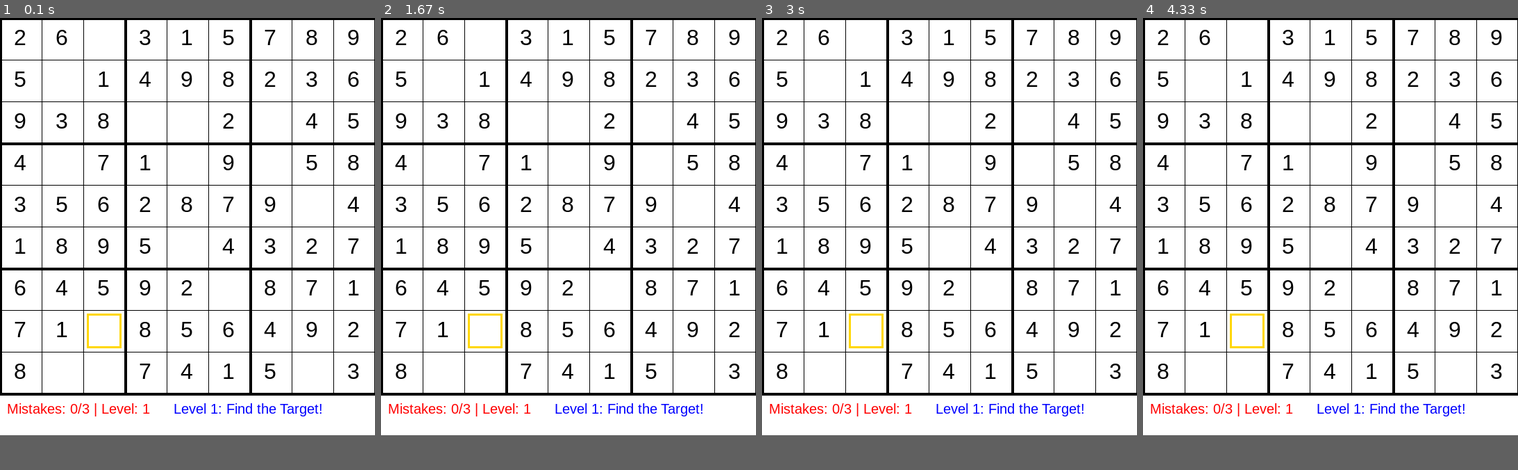
Above: before the commit, frames 1-4 (left to right).
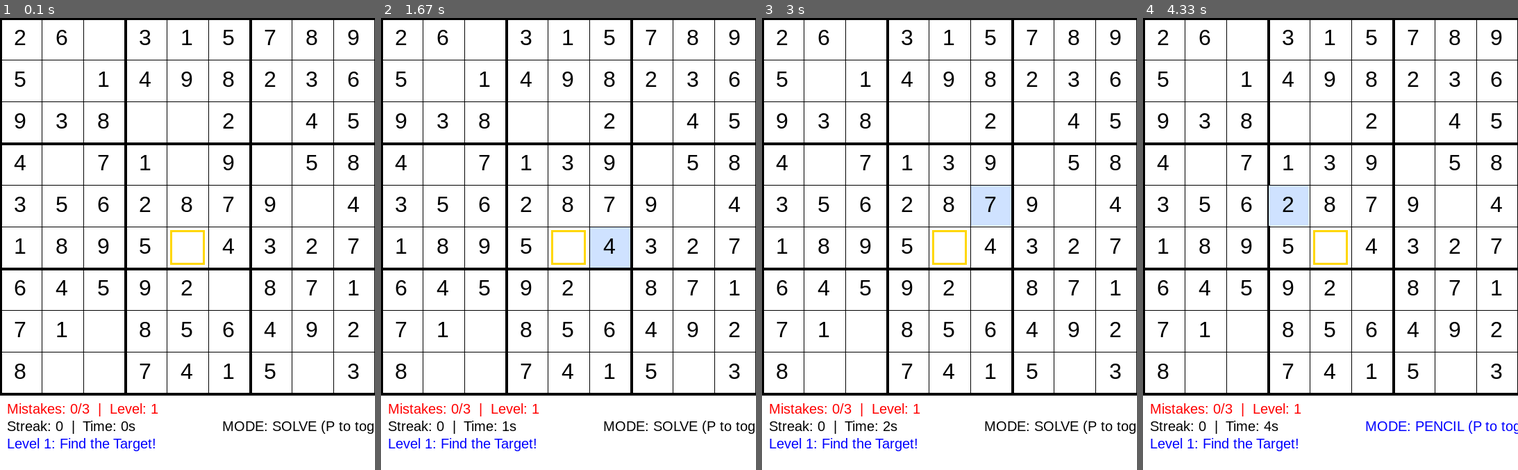
Above: after the commit, the same moments.

Repository: Shugela/sudoku-coda
Game: pygame game, started from Frontend/app/main.py
The game is run twice, just before and just after one commit, with the same random seed, the same clock (stepped at 60 frames per second) and the same inputs.
Inputs (mouse positions are in pixels of both pictures, inside the frame that each line leads up to):
- Up to frame 1 (0.1 s): no input
- Up to frame 2 (1.67 s): hold H 0.33-0.8 s; hold Right 0.33-0.8 s; click (553, 262) at 0.88 s; hold Right 1.17-1.63 s; move the mouse to (688, 230) at 1.2 s
- Up to frame 3 (3 s): hold Up 1.67-1.97 s; hold Right 2-2.47 s; hold Left from 2.5 s (still down)
- Up to frame 4 (4.33 s): release Left at 3.03 s; hold Down 3.07-3.37 s; hold P 3.4-3.8 s; hold Left 3.4-3.8 s; hold Left 3.83-4.23 s; hold Up from 4.27 s (still down)
In our replay, the window is 540x600 before the commit and 540x650 after it. These sizes can differ from the game's own. Grey fills any space a smaller window leaves; there, only what the larger window draws over its background counts as a difference.

The runs differ from the first frame. In frame 1, 1.8% of the frame differs, in the area x 2-100%, y 46-96%; in frame 2, 2.8%; in frame 3, 2.8%, in the area x 2-100%, y 30-96%; in frame 4, 2.8%.

Commit message:
added features to the game

Diff:
--- a/Frontend/app/api.py
+++ b/Frontend/app/api.py
@@ -3,14 +3,15 @@
 from fastapi.middleware.cors import CORSMiddleware
 from fastapi.responses import FileResponse
 from pydantic import BaseModel
+from typing import List, Optional
+import time
+
 from level_generator import LevelGenerator
 import leaderboard
 
 app = FastAPI()
 BASE_DIR = Path(__file__).resolve().parent
 
-# 1. MIDDLEWARE FIRST
-# This ensures CORS is active for all routes below
 app.add_middleware(
     CORSMiddleware,
     allow_origins=["*"],
@@ -19,17 +20,6 @@
     allow_headers=["*"],
 )
 
-@app.get("/health")
-async def health():
-    # Ensure index.html is in the same folder as api.py
-    return {"status": "healthy"}
-
-# 2. ROUTES
-@app.get("/")
-async def get_index():
-    # Ensure index.html is in the same folder as api.py
-    return FileResponse(BASE_DIR / "index.html")
-
 # In-memory store for the current active game session
 game_state = {}
 
@@ -37,6 +27,7 @@
     row: int
     col: int
     value: int
+    is_pencil: bool = False # New: support for pencil marks in web
 
 class FinalScore(BaseModel):
     name: str
@@ -44,23 +35,32 @@
     guesses: int
     mistakes: int
     completed: bool
+    time_taken: int  # New
+    streak: int      # New
+
+@app.get("/")
+async def get_index():
+    return FileResponse(BASE_DIR / "index.html")
 
 @app.get("/start")
 async def start_game(level: int = 1):
     data = LevelGenerator.generate(level)
-    game_id = "user_1"
+    game_id = "user_1" # In a real app, use a session ID
 
     game_state[game_id] = {
         "puzzle": data["puzzle"],
         "solution": data["solution"],
         "target": data["target"],
-        "mistakes": 0
+        "hints_pool": data["hints_available"], # Store hint pool
+        "mistakes": 0,
+        "start_time": time.time()
     }
 
     return {
         "grid": data["puzzle"],
         "target": data["target"],
-        "level": level
+        "level": level,
+        "server_time": time.time()
     }
 
 @app.post("/move")
@@ -68,6 +68,10 @@
     state = game_state.get("user_1")
     if not state:
         raise HTTPException(status_code=400, detail="No game active")
+
+    # Logic for pencil marks doesn't need server validation for "correctness"
+    if move.is_pencil:
+        return {"status": "pencil_recorded"}
 
     correct_val = state["solution"][move.row][move.col]
     is_correct = (move.value == correct_val)
@@ -83,11 +87,27 @@
         "failed": state["mistakes"] >= 3
     }
 
-@app.get("/leaderboard")
-async def get_leaderboard(name: str):
-    return leaderboard.get_smart_leaderboard(name)
+@app.get("/hint")
+async def get_hint():
+    """Returns the value of a non-target empty cell to help the player."""
+    state = game_state.get("user_1")
+    if not state or not state["hints_pool"]:
+        return {"error": "No hints left"}
+
+    # Pop the first hint from the pool we generated in level_generator
+    hr, hc = state["hints_pool"].pop(0)
+    val = state["solution"][hr][hc]
+
+    # Update the puzzle state so the server knows this cell is now filled
+    state["puzzle"][hr][hc] = val
+
+    return {"row": hr, "col": hc, "value": val}
 
 @app.post("/save-score")
 async def save_user_score(data: FinalScore):
-    leaderboard.save_score(data.name, data.level, data.guesses, data.mistakes, data.completed)
+    leaderboard.save_score(
+        data.name, data.level, data.guesses,
+        data.mistakes, data.completed,
+        data.time_taken, data.streak
+    )
     return leaderboard.get_smart_leaderboard(data.name)
--- a/Frontend/app/leaderboard.py
+++ b/Frontend/app/leaderboard.py
@@ -1,17 +1,25 @@
 import csv
+import os
 from pathlib import Path
 from datetime import datetime
 
+# Path setup: current folder / data / leaderboard.csv
 BASE_DIR = Path(__file__).resolve().parent
-LEADERBOARD_FILE = BASE_DIR / "leaderboard.csv"
+DATA_DIR = BASE_DIR / "data"
+LEADERBOARD_FILE = DATA_DIR / "leaderboard.csv"
 
-def save_score(name, level, guesses, mistakes, completed):
+def save_score(name, level, guesses, mistakes, completed, time_taken, streak):
+    # Ensure the 'data' directory exists
+    if not DATA_DIR.exists():
+        os.makedirs(DATA_DIR)
+
     file_exists = LEADERBOARD_FILE.is_file()
     with LEADERBOARD_FILE.open(mode='a', newline='') as f:
         writer = csv.writer(f)
         if not file_exists:
-            writer.writerow(["name", "datetime", "level_reached", "total_guesses", "total_mistakes", "completed"])
-        writer.writerow([name, datetime.now().strftime("%Y-%m-%d %H:%M"), level, guesses, mistakes, completed])
+            # Header matching the new format
+            writer.writerow(["name", "datetime", "level", "guesses", "mistakes", "completed", "time", "streak"])
+        writer.writerow([name, datetime.now().strftime("%Y-%m-%d %H:%M"), level, guesses, mistakes, completed, time_taken, streak])
 
 def get_smart_leaderboard(current_player_name):
     if not LEADERBOARD_FILE.is_file():
@@ -23,26 +31,21 @@
         for row in reader:
             all_scores.append({
                 "name": row['name'],
-                "level": int(row['level_reached']),
-                "guesses": int(row['total_guesses']),
-                "mistakes": int(row['total_mistakes']),
+                "level": int(row['level']),
+                "guesses": int(row['guesses']),
+                "mistakes": int(row['mistakes']),
+                "time": int(row['time']),
+                "streak": int(row['streak']),
                 "completed": row['completed']
             })
 
-    # Sort: Level (desc), Guesses (asc), Mistakes (asc)
-    all_scores.sort(key=lambda x: (-x['level'], x['guesses'], x['mistakes']))
+    # Sort by Level (desc), then Streak (desc), then Time (asc)
+    all_scores.sort(key=lambda x: (-x['level'], -x['streak'], x['time']))
 
-    # Assign ranks
     for i, score in enumerate(all_scores):
         score['rank'] = i + 1
 
     top5 = all_scores[:5]
-    player_row = None
-
-    # Find the current player's best entry in the sorted list
-    for score in all_scores:
-        if score['name'] == current_player_name:
-            player_row = score
-            break # Get their highest rank entry
+    player_row = next((s for s in all_scores if s['name'] == current_player_name), None)
 
     return {"top5": top5, "player_row": player_row}
--- a/Frontend/app/level_generator.py
+++ b/Frontend/app/level_generator.py
@@ -1,15 +1,15 @@
 import random
 import copy
-from sudoku import solve
+from sudoku import solve, count_solutions
 from constants import GRID_SIZE, STARTING_MISSING, INCREMENT_PER_LEVEL
 
 class LevelGenerator:
     @staticmethod
     def generate(level):
-        # 1. Start with empty grid
+        # 1. Start with empty grid and fill it
         grid = [[0 for _ in range(GRID_SIZE)] for _ in range(GRID_SIZE)]
 
-        # 2. Fill diagonal boxes for speed
+        # Fill diagonal 3x3 boxes (independent, so it's faster)
         for i in range(0, GRID_SIZE, 3):
             nums = list(range(1, 10))
             random.shuffle(nums)
@@ -17,36 +17,51 @@
                 for c in range(3):
                     grid[i+r][i+c] = nums.pop()
 
-        # 3. Solve to get a full valid board
         solve(grid)
         full_solution = copy.deepcopy(grid)
 
-        # 4. Calculate missing cells for this level
-        # Level 1 = 15, Level 2 = 18, Level 3 = 21... Level 16 = 60
+        # 2. Determine how many cells to remove
         cells_to_remove = STARTING_MISSING + ((level - 1) * INCREMENT_PER_LEVEL)
-
-        # Cap the difficulty so we don't remove more than 60 (leaving 21 clues)
-        if cells_to_remove > 60:
-            cells_to_remove = 60
+        if cells_to_remove > 60: cells_to_remove = 60
 
         puzzle = copy.deepcopy(full_solution)
         indices = [(r, c) for r in range(GRID_SIZE) for c in range(GRID_SIZE)]
         random.shuffle(indices)
 
         removed = 0
-        empty_cells = []
         for r, c in indices:
             if removed >= cells_to_remove:
                 break
+
+            # Temporary backup
+            temp_val = puzzle[r][c]
             puzzle[r][c] = 0
-            empty_cells.append((r, c))
-            removed += 1
 
-        # 5. Select Target Cell (must be one of the emptied ones)
+            # Check for Unicity: If more than 1 solution exists, put it back
+            if count_solutions(copy.deepcopy(puzzle)) != 1:
+                puzzle[r][c] = temp_val
+            else:
+                removed += 1
+
+        # 3. Select Target Cell (must be an empty one)
+        empty_cells = [(r, c) for r in range(9) for c in range(9) if puzzle[r][c] == 0]
         target_cell = random.choice(empty_cells)
+
+        # 4. Generate Advanced Hints (cells related to target)
+        # These are empty cells that, if filled, help solve the target
+        related_hints = []
+        tr, tc = target_cell
+        for r, c in empty_cells:
+            if (r, c) == target_cell: continue
+            # Check if in same row, col, or 3x3 box
+            if r == tr or c == tc or (r//3 == tr//3 and c//3 == tc//3):
+                related_hints.append((r, c))
+
+        random.shuffle(related_hints)
 
         return {
             "puzzle": puzzle,
             "solution": full_solution,
-            "target": target_cell
+            "target": target_cell,
+            "hints_available": related_hints # Stack of specific hints
         }
--- a/Frontend/app/pygame_game.py
+++ b/Frontend/app/pygame_game.py
@@ -1,14 +1,25 @@
 import pygame
 import sys
+import time
 from level_generator import LevelGenerator
 from constants import *
 
 class SudokuPygame:
     def __init__(self):
         pygame.init()
-        self.screen = pygame.display.set_mode((540, 600))
+        self.screen = pygame.display.set_mode((540, 650)) # Extra height for UI
+        pygame.display.set_caption("Sudoku Target: Pro Edition")
         self.font = pygame.font.SysFont("Arial", 32)
         self.small_font = pygame.font.SysFont("Arial", 20)
+        self.pencil_font = pygame.font.SysFont("Arial", 14)
+
+        # Game State
+        self.pencil_mode = False
+        self.pencil_marks = [[[set() for _ in range(9)] for _ in range(9)] for _ in range(1)] # Using sets for 1-9
+        self.streak = 0
+        self.start_time = 0
+        self.elapsed_time = 0
+
         self.load_level(1)
 
     def load_level(self, level):
@@ -16,35 +27,96 @@
         self.grid = data["puzzle"]
         self.solution = data["solution"]
         self.target = data["target"]
+        self.hints_pool = data["hints_available"]
+
         self.level = level
         self.mistakes = 0
-        self.guesses = 0
         self.selected = None
         self.message = f"Level {level}: Find the Target!"
 
+        # Reset pencil marks for the new grid
+        self.pencil_marks = [[set() for _ in range(9)] for _ in range(9)]
+        self.start_time = time.time()
+
     def draw(self):
         self.screen.fill(WHITE)
-        # Draw Grid
+        current_time = int(time.time() - self.start_time)
+
+        # Draw Grid Lines
         for i in range(10):
             width = 4 if i % 3 == 0 else 1
             pygame.draw.line(self.screen, BLACK, (i * 60, 0), (i * 60, 540), width)
             pygame.draw.line(self.screen, BLACK, (0, i * 60), (540, i * 60), width)
 
-        # Draw Numbers and Target
+        # Draw Cells
         for r in range(9):
             for c in range(9):
+                x, y = c * 60, r * 60
+
+                # Highlight Selected
+                if self.selected == (r, c):
+                    pygame.draw.rect(self.screen, (207, 226, 255), (x+1, y+1, 58, 58))
+
+                # Target Highlight
+                if (r, c) == self.target:
+                    pygame.draw.rect(self.screen, GOLD, (x+5, y+5, 50, 50), 3)
+
                 val = self.grid[r][c]
+                if val != 0:
+                    # Draw Fixed/Correct Numbers
+                    color = BLACK if self.solution[r][c] == val else RED
+                    text = self.font.render(str(val), True, color)
+                    self.screen.blit(text, (x + 20, y + 10))
+                else:
+                    # Draw Pencil Marks
+                    for m in self.pencil_marks[r][c]:
+                        # Calculate mini-grid position for the tiny number
+                        mx = x + ((m - 1) % 3) * 20 + 5
+                        my = y + ((m - 1) // 3) * 20 + 2
+                        m_text = self.pencil_font.render(str(m), True, GRAY)
+                        self.screen.blit(m_text, (mx, my))
+
+        # UI Panel (Bottom)
+        mode_text = "PENCIL" if self.pencil_mode else "SOLVE"
+        mode_color = BLUE if self.pencil_mode else BLACK
+
+        ui_y = 550
+        info = self.small_font.render(f"Mistakes: {self.mistakes}/{MAX_MISTAKES}  |  Level: {self.level}", True, RED)
+        stats = self.small_font.render(f"Streak: {self.streak}  |  Time: {current_time}s", True, BLACK)
+        mode_display = self.small_font.render(f"MODE: {mode_text} (P to toggle)", True, mode_color)
+
+        self.screen.blit(info, (10, ui_y))
+        self.screen.blit(stats, (10, ui_y + 25))
+        self.screen.blit(mode_display, (320, ui_y + 25))
+        self.screen.blit(self.small_font.render(self.message, True, BLUE), (10, ui_y + 50))
+
+    def handle_input(self, r, c, val):
+        if self.grid[r][c] != 0: return
+
+        if self.pencil_mode:
+            if val in self.pencil_marks[r][c]:
+                self.pencil_marks[r][c].remove(val)
+            else:
+                self.pencil_marks[r][c].add(val)
+        else:
+            if self.solution[r][c] == val:
+                self.grid[r][c] = val
+                # Check if we hit the target
                 if (r, c) == self.target:
-                    pygame.draw.rect(self.screen, GOLD, (c*60+5, r*60+5, 50, 50), 3)
-                if val != 0:
-                    text = self.font.render(str(val), True, BLACK)
-                    self.screen.blit(text, (c * 60 + 20, r * 60 + 10))
-
-        # UI Info
-        info = self.small_font.render(f"Mistakes: {self.mistakes}/{MAX_MISTAKES} | Level: {self.level}", True, RED)
-        self.screen.blit(info, (10, 550))
-        msg = self.small_font.render(self.message, True, BLUE)
-        self.screen.blit(msg, (250, 550))
+                    self.streak += 1
+                    self.message = f"Success! +1 Streak. Next Level..."
+                    # In a real app, you'd save to DB here
+                    pygame.display.flip()
+                    pygame.time.delay(1500)
+                    self.load_level(self.level + 1)
+            else:
+                self.mistakes += 1
+                if self.mistakes >= MAX_MISTAKES:
+                    self.streak = 0 # Reset streak on fail
+                    self.message = "Game Over! Resetting..."
+                    pygame.display.flip()
+                    pygame.time.delay(2000)
+                    self.load_level(1)
 
     def run(self):
         while True:
@@ -54,26 +126,28 @@
 
                 if event.type == pygame.MOUSEBUTTONDOWN:
                     pos = pygame.mouse.get_pos()
-                    self.selected = (pos[1] // 60, pos[0] // 60)
+                    if pos[1] < 540: # Only select inside the grid
+                        self.selected = (pos[1] // 60, pos[0] // 60)
 
-                if event.type == pygame.KEYDOWN and self.selected:
-                    if event.unicode.isdigit() and event.unicode != '0':
-                        val = int(event.unicode)
+                if event.type == pygame.KEYDOWN:
+                    if event.key == pygame.K_p: # Toggle Pencil Mode
+                        self.pencil_mode = not self.pencil_mode
+
+                    if event.key == pygame.K_h: # Hint Key
+                        if self.hints_pool:
+                            hr, hc = self.hints_pool.pop(0)
+                            self.grid[hr][hc] = self.solution[hr][hc]
+
+                    if self.selected and event.unicode.isdigit() and event.unicode != '0':
+                        self.handle_input(self.selected[0], self.selected[1], int(event.unicode))
+
+                    # Keyboard Navigation
+                    if self.selected:
                         r, c = self.selected
+                        if event.key == pygame.K_UP: self.selected = (max(0, r-1), c)
+                        if event.key == pygame.K_DOWN: self.selected = (min(8, r+1), c)
+                        if event.key == pygame.K_LEFT: self.selected = (r, max(0, c-1))
+                        if event.key == pygame.K_RIGHT: self.selected = (r, min(8, c+1))
 
-                        if self.grid[r][c] == 0:
-                            self.guesses += 1
-                            if self.solution[r][c] == val:
-                                self.grid[r][c] = val
-                                if (r, c) == self.target:
-                                    self.message = "Success! Next Level..."
-                                    pygame.display.flip()
-                                    pygame.time.delay(2000)
-                                    self.load_level(self.level + 1)
-                            else:
-                                self.mistakes += 1
-                                if self.mistakes >= MAX_MISTAKES:
-                                    self.message = "Game Over!"
-                                    # Reset logic here
             self.draw()
             pygame.display.flip()
--- a/Frontend/app/sudoku.py
+++ b/Frontend/app/sudoku.py
@@ -1,12 +1,10 @@
 from constants import GRID_SIZE, SQUARE_SIZE
 
 def is_valid(grid, r, c, v):
-    # Check row and column
     for i in range(GRID_SIZE):
         if grid[r][i] == v or grid[i][c] == v:
             return False
 
-    # Check 3x3 box
     start_row, start_col = (r // SQUARE_SIZE) * SQUARE_SIZE, (c // SQUARE_SIZE) * SQUARE_SIZE
     for i in range(SQUARE_SIZE):
         for j in range(SQUARE_SIZE):
@@ -15,6 +13,7 @@
     return True
 
 def solve(grid):
+    """Standard solver used to create the full board."""
     for r in range(GRID_SIZE):
         for c in range(GRID_SIZE):
             if grid[r][c] == 0:
@@ -26,3 +25,21 @@
                         grid[r][c] = 0
                 return False
     return True
+
+def count_solutions(grid):
+    """
+    Returns 0, 1, or 2.
+    We stop at 2 because any more doesn't matter; it's already non-unique.
+    """
+    count = 0
+    for r in range(GRID_SIZE):
+        for c in range(GRID_SIZE):
+            if grid[r][c] == 0:
+                for v in range(1, 10):
+                    if is_valid(grid, r, c, v):
+                        grid[r][c] = v
+                        count += count_solutions(grid)
+                        grid[r][c] = 0
+                        if count > 1: return count # Optimization
+                return count
+    return 1
Not shown, changed: Frontend/app/index.html
